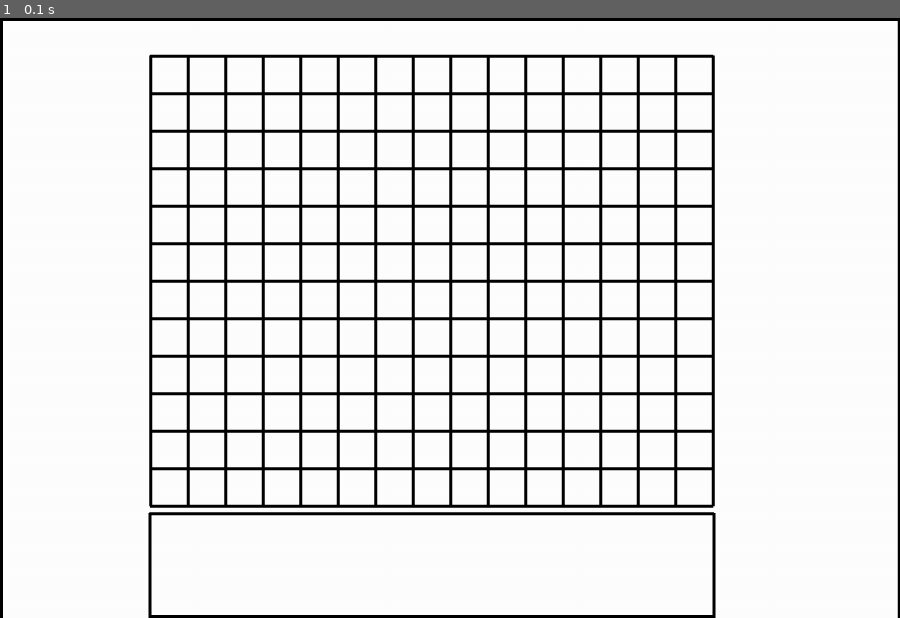
Above: before the commit, frame 1.
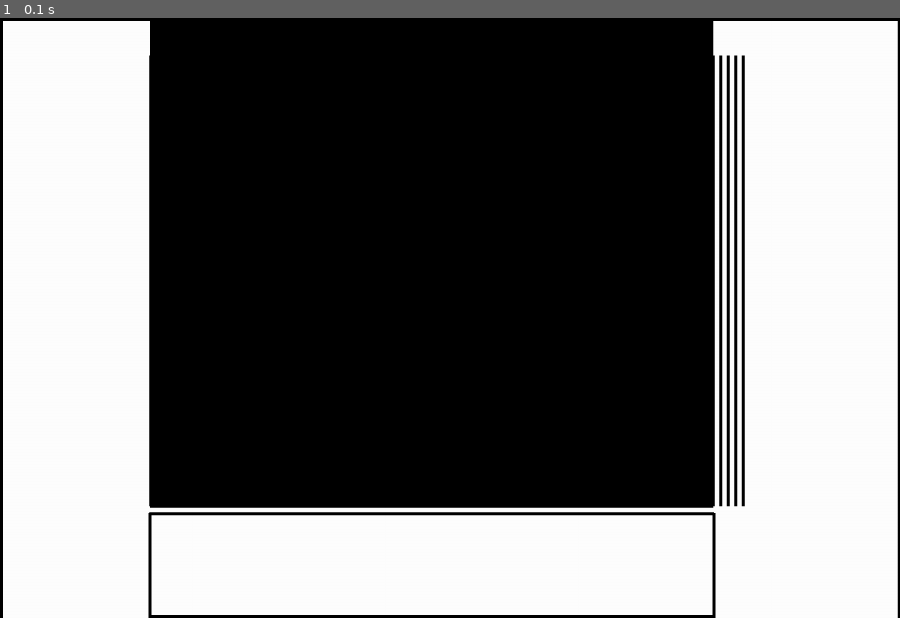
Above: after the commit, the same moment.

Repository: TheRicardo311/Project2Groep5
Game: pygame game, started from Muhammed/ProjectOP2.py
Two runs of this game, one before a commit and one after it. Both use one fixed random seed, a clock stepped at 60 frames per second and the inputs below.
Inputs:
- Up to frame 1 (0.1 s): no input

The runs differ from the first frame. In frame 1, 47% of the frame differs, in the area x 16-83%, y 0-82%.

Commit message:
appeltaart is niet lekker

Diff:
--- a/Muhammed/ProjectOP2.py
+++ b/Muhammed/ProjectOP2.py
@@ -1,4 +1,5 @@
 import pygame
+
 WIDTH = 1200
 HEIGHT = 800
 SIZE = (WIDTH,HEIGHT)
@@ -30,17 +31,11 @@
         pygame.display.flip()
 
 def hor():
-    for y in range(650,0,-50):
+    for y in range(650,0,-1):
         pygame.draw.lines(screen,black,True,[(200,y),(950,y)], 4)
 
 def ver():
-    for x in range(200,1000,50):
+    for x in range(200,1000,10):
         pygame.draw.lines(screen,black,True,[(x,50),(x,650)],4)
 
-def checkcor():
-    if x > (650,200) and x <(600,150):
-        a = a[1]
-#pie
-
-
 program()
